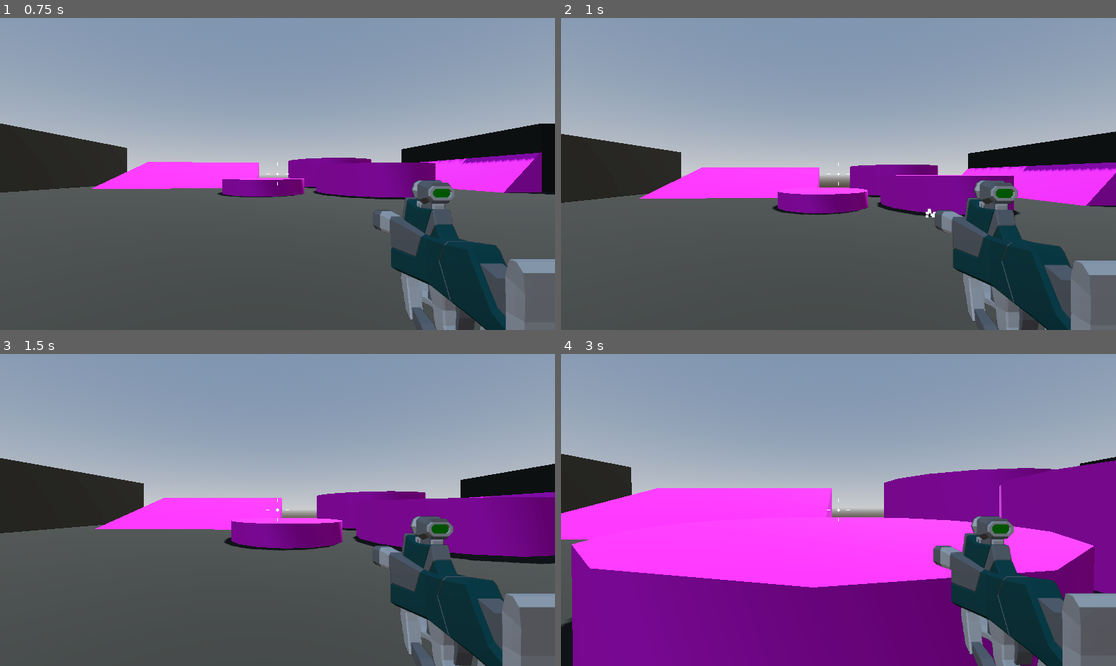
Above: before the commit, frames 1-4 (two rows, left to right).
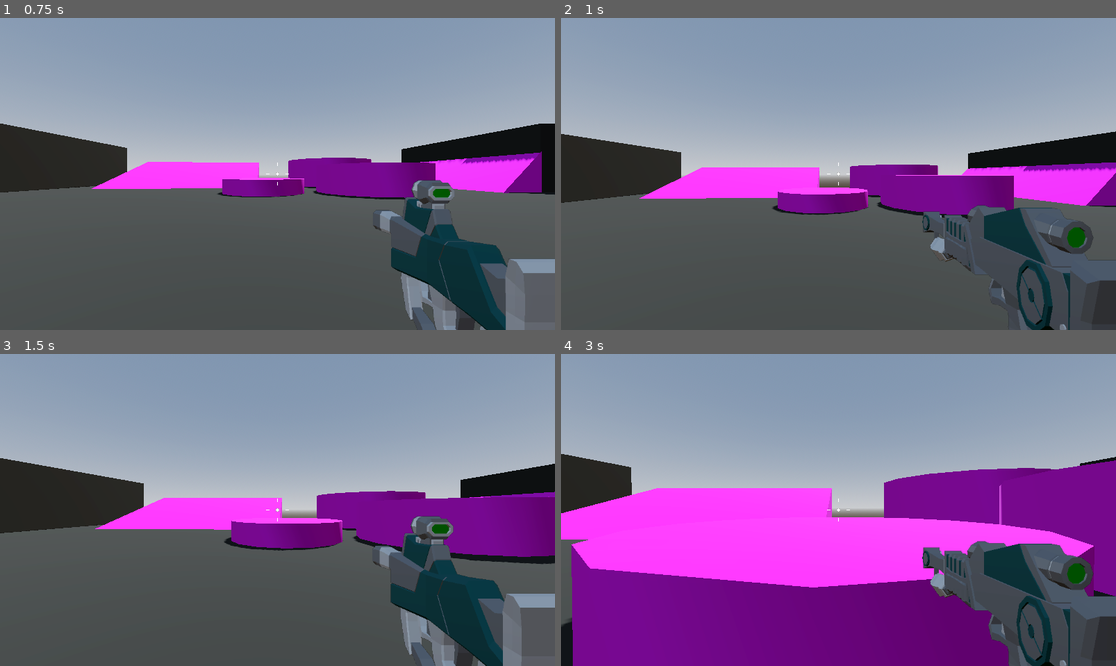
Above: after the commit, the same moments.

Repository: uj404/RoboRampage_FPSGodot
Game: Godot game, scene res://Levels/SandBox.tscn
Same seed, same stepped clock (60 frames per second), same inputs: the game is played once before the commit and once after it.
Inputs (mouse positions are in pixels of both pictures, inside the frame that each line leads up to):
- Up to frame 1 (0.75 s): tap Enter at 0.5 s; move the mouse to (305, 174) at 0.52 s; press the mouse at (305, 174) at 0.53 s; hold W (move_forward) from 0.53 s (still down)
- Up to frame 2 (1 s): keep holding W (move_forward); tap Space (jump) at 0.77 s; tap Mouse wheel down (last_weapon, bound only after the commit) at 0.8 s
- Up to frame 3 (1.5 s): keep holding W (move_forward); move the mouse to (249, 510) at 1.27 s; release the mouse at (249, 510) at 1.28 s; tap Mouse wheel down (last_weapon, bound only after the commit) at 1.35 s
- Up to frame 4 (3 s): keep holding W (move_forward); tap Space (jump) at 1.52 s; tap Mouse wheel up (next_weapon, bound only after the commit) at 1.55 s; move the mouse to (849, 503) at 2.02 s; hold Mouse wheel up (next_weapon, bound only after the commit) 2.03-2.78 s; tap 1 (weapon_1, bound only after the commit) at 2.3, 2.85 s; move the mouse to (832, 516) at 2.77 s

Frame 1 is identical in both runs. In frame 2, 7.8% of the frame differs, in the area x 65-100%, y 51-100%; in frame 3, 0.2%; in frame 4, 9.1%.

Commit message:
weapons swapping

Diff:
--- /dev/null
+++ b/Player/WeaponHandler.gd
@@ -0,0 +1,42 @@
+extends Node3D
+
+@export var weapon_1: Node3D
+@export var weapon_2: Node3D
+
+func _ready() -> void:
+	equip(weapon_2)
+
+func _unhandled_input(event: InputEvent) -> void:
+	if event.is_action_pressed("weapon_1"):
+		equip(weapon_1)
+	if event.is_action_pressed("weapon_2"):
+		equip(weapon_2)
+	if event.is_action_pressed("next_weapon"):
+		next_weapon()
+	if event.is_action_pressed("last_weapon"):
+		last_weapon()
+
+func equip(active_weapon: Node3D) -> void:
+	for child in get_children():
+		if child == active_weapon:
+			child.visible = true
+			child.set_process(true)
+		else:
+			child.visible = false
+			child.set_process(false)
+
+func next_weapon() -> void :
+	var index = get_current_index()
+	index = wrapi(index + 1, 0, get_child_count())
+	equip(get_child(index))
+
+func last_weapon() -> void :
+	var index = get_current_index()
+	index = wrapi(index - 1, 0, get_child_count())
+	equip(get_child(index))
+
+func get_current_index() -> int:
+	for index in get_child_count():
+		if get_child(index).visible:
+			return index
+	return 0
--- a/Player/game_over_menu.tres
+++ b/Player/game_over_menu.tres
@@ -10,10 +10,7 @@
 constant = 2.0
 
 [sub_resource type="VisualShaderNodeTexture2DParameter" id="VisualShaderNodeTexture2DParameter_21i4o"]
-parameter_name = "Screen"
-texture_type = 1
-texture_filter = 4
-texture_source = 1
+parameter_name = "Texture2DParameter"
 
 [resource]
 mode = 1
@@ -26,4 +23,4 @@
 nodes/fragment/4/position = Vector2(-220, 160)
 nodes/fragment/5/node = SubResource("VisualShaderNodeTexture2DParameter_21i4o")
 nodes/fragment/5/position = Vector2(-320, 280)
-nodes/fragment/connections = PackedInt32Array(2, 0, 3, 0, 4, 0, 3, 1, 3, 0, 0, 0, 5, 0, 3, 2)
+nodes/fragment/connections = PackedInt32Array(2, 0, 3, 0, 4, 0, 3, 1, 3, 0, 0, 0)
--- a/Player/player.tscn
+++ b/Player/player.tscn
@@ -3,7 +3,9 @@
 [ext_resource type="Script" uid="uid://bmbswpp1y34gq" path="res://Player/player.gd" id="1_l8h54"]
 [ext_resource type="Script" uid="uid://bux6rqbdmg53t" path="res://Player/SmoothCamera.gd" id="2_4ntmi"]
 [ext_resource type="Script" uid="uid://cs1mq2tbqkhsh" path="res://Player/crosshair.gd" id="3_btcbx"]
+[ext_resource type="PackedScene" uid="uid://blv6dmt6vo4ih" path="res://Weapons/Rifle.tscn" id="3_fhl08"]
 [ext_resource type="PackedScene" uid="uid://0mecb5mbamv1" path="res://Weapons/SMG.tscn" id="3_gwnis"]
+[ext_resource type="Script" uid="uid://bbxne7ng64vom" path="res://Player/WeaponHandler.gd" id="3_od3ui"]
 [ext_resource type="Texture2D" uid="uid://klbme5322fe4" path="res://Player/damage.png" id="5_k53q1"]
 [ext_resource type="PackedScene" uid="uid://25mv5pges5v0" path="res://Player/game_over_menu.tscn" id="6_fhl08"]
 
@@ -90,8 +92,6 @@
 cull_mask = 1048573
 script = ExtResource("2_4ntmi")
 
-[node name="SMG" parent="CameraPivot/SmoothCamera" unique_id=620903699 instance=ExtResource("3_gwnis")]
-
 [node name="RemoteTransform3D" type="RemoteTransform3D" parent="CameraPivot/SmoothCamera" unique_id=966242097]
 remote_path = NodePath("../../../SubViewportContainer/SubViewport/WeaponCamera")
 
@@ -114,15 +114,26 @@
 cull_mask = 2
 fov = 40.0
 
+[node name="WeaponHandler" type="Node3D" parent="SubViewportContainer/SubViewport/WeaponCamera" unique_id=1087026449 node_paths=PackedStringArray("weapon_1", "weapon_2")]
+script = ExtResource("3_od3ui")
+weapon_1 = NodePath("Rifle")
+weapon_2 = NodePath("SMG")
+
+[node name="Rifle" parent="SubViewportContainer/SubViewport/WeaponCamera/WeaponHandler" unique_id=620903699 instance=ExtResource("3_fhl08")]
+
+[node name="SMG" parent="SubViewportContainer/SubViewport/WeaponCamera/WeaponHandler" unique_id=69455344 instance=ExtResource("3_gwnis")]
+
 [node name="CenterContainer" type="CenterContainer" parent="." unique_id=1844286387]
 anchors_preset = 15
 anchor_right = 1.0
 anchor_bottom = 1.0
 grow_horizontal = 2
 grow_vertical = 2
+mouse_filter = 2
 
 [node name="Crosshair" type="Control" parent="CenterContainer" unique_id=806891263]
 layout_mode = 2
+mouse_filter = 2
 script = ExtResource("3_btcbx")
 
 [node name="DamageTexture" type="TextureRect" parent="." unique_id=629520774]
@@ -133,6 +144,7 @@
 grow_horizontal = 2
 grow_vertical = 2
 pivot_offset = Vector2(576, 324)
+mouse_filter = 2
 texture = ExtResource("5_k53q1")
 
 [node name="DamageAnimationPlayer" type="AnimationPlayer" parent="DamageTexture" unique_id=171870781]
--- /dev/null
+++ b/Weapons/Rifle.tscn
@@ -0,0 +1,86 @@
+[gd_scene format=3 uid="uid://blv6dmt6vo4ih"]
+
+[ext_resource type="PackedScene" uid="uid://bguxms18cue54" path="res://Weapons/hitscan_weapon.tscn" id="1_te1r4"]
+[ext_resource type="PackedScene" uid="uid://cuys6kbxr6vn5" path="res://Weapons/Rifle.glb" id="2_te1r4"]
+
+[sub_resource type="StandardMaterial3D" id="StandardMaterial3D_ops1r"]
+emission_enabled = true
+emission = Color(1, 1, 1, 1)
+emission_energy_multiplier = 3.0
+
+[sub_resource type="Curve" id="Curve_ops1r"]
+_data = [Vector2(0, 1), 0.0, 0.0, 0, 0, Vector2(1, 0.006165147), 0.0, 0.0, 0, 0]
+point_count = 2
+
+[sub_resource type="CurveTexture" id="CurveTexture_i2xpi"]
+curve = SubResource("Curve_ops1r")
+
+[sub_resource type="ParticleProcessMaterial" id="ParticleProcessMaterial_ops1r"]
+direction = Vector3(0, 0, -1)
+spread = 5.0
+initial_velocity_min = 6.0
+initial_velocity_max = 8.0
+gravity = Vector3(0, 0, 0)
+scale_curve = SubResource("CurveTexture_i2xpi")
+
+[sub_resource type="BoxMesh" id="BoxMesh_ops1r"]
+size = Vector3(0.1, 0.1, 0.1)
+
+[node name="Rifle" unique_id=620903699 node_paths=PackedStringArray("weapon_mesh", "muzzle_flash") instance=ExtResource("1_te1r4")]
+fire_rate = 8.0
+recoil = 0.3
+weapon_mesh = NodePath("Rifle")
+weapon_damage = 70
+muzzle_flash = NodePath("MuzzleFlash")
+
+[node name="MuzzleFlash" type="GPUParticles3D" parent="." index="2" unique_id=955044557]
+transform = Transform3D(1, 0, 0, 0, 1, 0, 0, 0, 1, 0.7, -0.3, -3.2)
+layers = 2
+material_override = SubResource("StandardMaterial3D_ops1r")
+cast_shadow = 0
+emitting = false
+lifetime = 0.06999999999999999
+one_shot = true
+explosiveness = 1.0
+fixed_fps = 60
+local_coords = true
+process_material = SubResource("ParticleProcessMaterial_ops1r")
+draw_pass_1 = SubResource("BoxMesh_ops1r")
+
+[node name="Rifle" parent="." index="3" unique_id=1804762749 instance=ExtResource("2_te1r4")]
+transform = Transform3D(1, 0, 0, 0, 1, 0, 0, 0, 1, 0.7, -0.35, -1.8)
+
+[node name="Part_104" parent="Rifle" index="0" unique_id=107951871]
+layers = 2
+
+[node name="Gun butt_018" parent="Rifle" index="1" unique_id=1115031412]
+layers = 2
+
+[node name="Part_106" parent="Rifle" index="2" unique_id=256977104]
+layers = 2
+
+[node name="Grip_027" parent="Rifle" index="3" unique_id=1256946057]
+layers = 2
+
+[node name="Part_108" parent="Rifle" index="4" unique_id=467893883]
+layers = 2
+
+[node name="Scope_022" parent="Rifle" index="5" unique_id=2058664061]
+layers = 2
+
+[node name="Scope_023" parent="Rifle" index="6" unique_id=1852690784]
+layers = 2
+
+[node name="Extra accessories_008" parent="Rifle" index="7" unique_id=1389910144]
+layers = 2
+
+[node name="Part_112" parent="Rifle" index="8" unique_id=345367156]
+layers = 2
+
+[node name="Part_113" parent="Rifle" index="9" unique_id=603451586]
+layers = 2
+
+[node name="Muzzle breaks" parent="Rifle" index="10" unique_id=1754083992]
+layers = 2
+
+[editable path="Rifle"]
--- a/Weapons/SMG.tscn
+++ b/Weapons/SMG.tscn
@@ -29,6 +29,7 @@
 [node name="SMG" unique_id=620903699 node_paths=PackedStringArray("weapon_mesh", "muzzle_flash") instance=ExtResource("1_hrtej")]
 weapon_mesh = NodePath("SMG")
 muzzle_flash = NodePath("MuzzleFlash")
+automatic = true
 
 [node name="SMG" parent="." index="1" unique_id=1226561809 instance=ExtResource("2_ops1r")]
 transform = Transform3D(1, 0, 0, 0, 1, 0, 0, 0, 1, 0.7, -0.35, -1.8)
--- a/Weapons/hitscan_weapon.gd
+++ b/Weapons/hitscan_weapon.gd
@@ -6,6 +6,7 @@
 @export var weapon_damage : = 15
 @export var muzzle_flash : GPUParticles3D
 @export var sparks: PackedScene
+@export var automatic: bool
 
 @onready var cooldown_timer : Timer = $CooldownTimer
 @onready var weapon_position : Vector3 = weapon_mesh.position
@@ -13,9 +14,14 @@
 
 # Called every frame. 'delta' is the elapsed time since the previous frame.
 func _process(delta: float) -> void:
-	if Input.is_action_pressed("fire"):
-		if cooldown_timer.is_stopped():
-			shoot()
+	if automatic:
+		if Input.is_action_pressed("fire"):
+			if cooldown_timer.is_stopped():
+				shoot()
+	else:
+		if Input.is_action_just_pressed("fire"):
+			if cooldown_timer.is_stopped():
+				shoot()
 
 	weapon_mesh.position = weapon_mesh.position.lerp(weapon_position, delta * 10.0)
 
--- a/project.godot
+++ b/project.godot
@@ -52,6 +52,26 @@
 "events": [Object(InputEventMouseButton,"resource_local_to_scene":false,"resource_name":"","device":-1,"window_id":0,"a …(253 unchanged characters)…
 ]
 }
+weapon_1={
+"deadzone": 0.2,
+"events": [Object(InputEventKey,"resource_local_to_scene":false,"resource_name":"","device":-1,"window_id":0,"alt_pressed":false,"shift_pressed":false,"ctrl_pressed":false,"meta_pressed":false,"pressed":false,"keycode":0,"physical_keycode":49,"key_label":0,"unicode":49,"location":0,"echo":false,"script":null)
+]
+}
+weapon_2={
+"deadzone": 0.2,
+"events": [Object(InputEventKey,"resource_local_to_scene":false,"resource_name":"","device":-1,"window_id":0,"alt_pressed":false,"shift_pressed":false,"ctrl_pressed":false,"meta_pressed":false,"pressed":false,"keycode":0,"physical_keycode":50,"key_label":0,"unicode":50,"location":0,"echo":false,"script":null)
+]
+}
+next_weapon={
+"deadzone": 0.2,
+"events": [Object(InputEventMouseButton,"resource_local_to_scene":false,"resource_name":"","device":-1,"window_id":0,"alt_pressed":false,"shift_pressed":false,"ctrl_pressed":false,"meta_pressed":false,"button_mask":0,"position":Vector2(0, 0),"global_position":Vector2(0, 0),"factor":1.0,"button_index":4,"canceled":false,"pressed":false,"double_click":false,"script":null)
+]
+}
+last_weapon={
+"deadzone": 0.2,
+"events": [Object(InputEventMouseButton,"resource_local_to_scene":false,"resource_name":"","device":-1,"window_id":0,"alt_pressed":false,"shift_pressed":false,"ctrl_pressed":false,"meta_pressed":false,"button_mask":0,"position":Vector2(0, 0),"global_position":Vector2(0, 0),"factor":1.0,"button_index":5,"canceled":false,"pressed":false,"double_click":false,"script":null)
+]
+}
 
 [physics]
 
Not shown, added: Player/WeaponHandler.gd.uid
Binary file added: Weapons/Rifle.glb
Not shown, added: Weapons/Rifle.glb.import
Binary file added: Weapons/Rifle_Palette-Colour.png
Not shown, added: Weapons/Rifle_Palette-Colour.png.import
